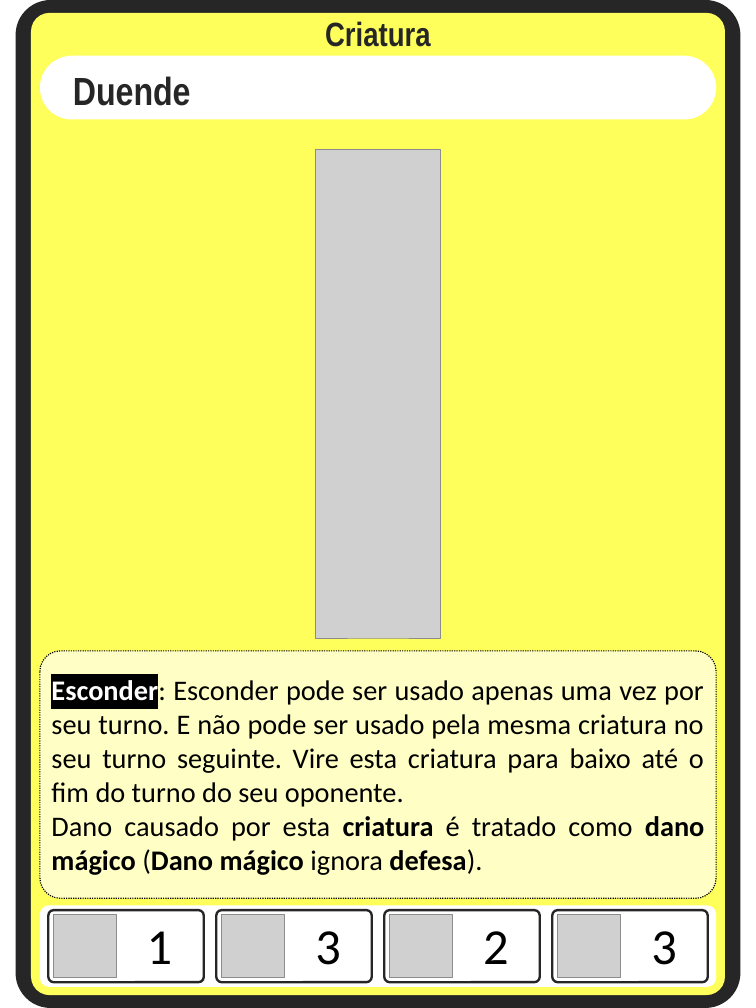
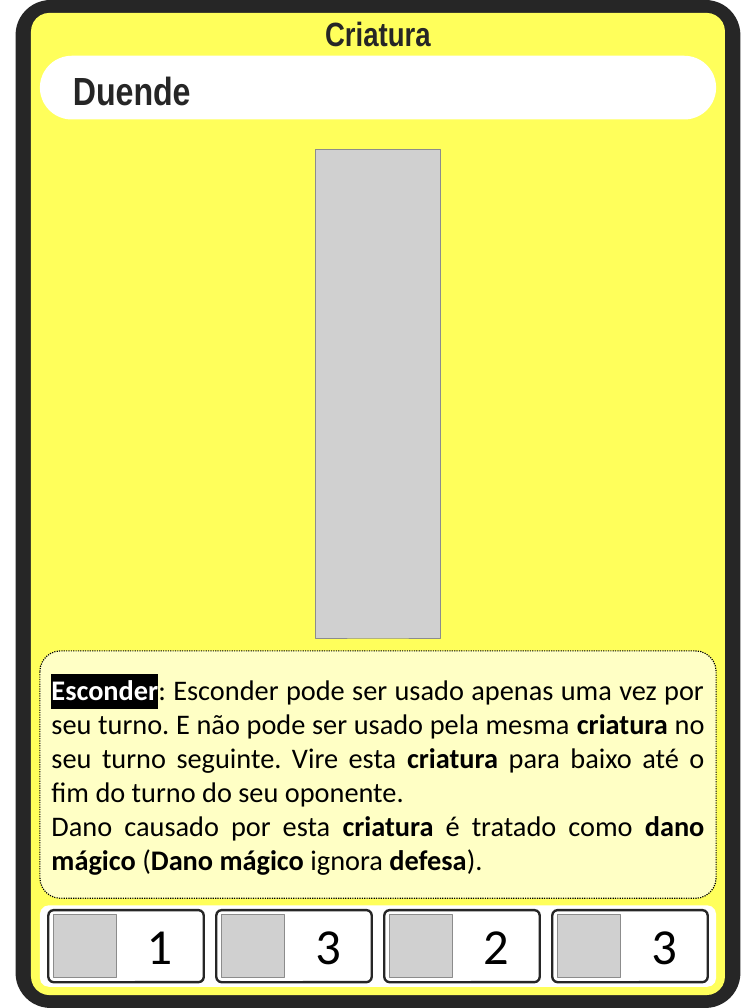
Before and after one commit to Aleyxom/Minimalist-Card-Game, a slide deck: slide 3 of slides tipos cartas/criaturas.pptx. Drawn at 756x1008 pixels with LibreOffice and Linux fonts; fonts in the diff are those of the drawing; grey boxes stand for pictures. Boxes give left, top, right and bottom in pixels: in the first picture for what was removed or moved away, otherwise in the second. Text is boxed around its words. In the diff, an @@ line names an element or a change of style, - is before the commit and + after.

```diff
--- a/slides tipos cartas/criaturas.pptx
+++ b/slides tipos cartas/criaturas.pptx
@@ text in rounded rectangle at (51,677,705,807): bold on in "criatura criatura" @@
```
Also in this commit, not shown: 3 other slides changed, 2 slides added, 4 other files.
